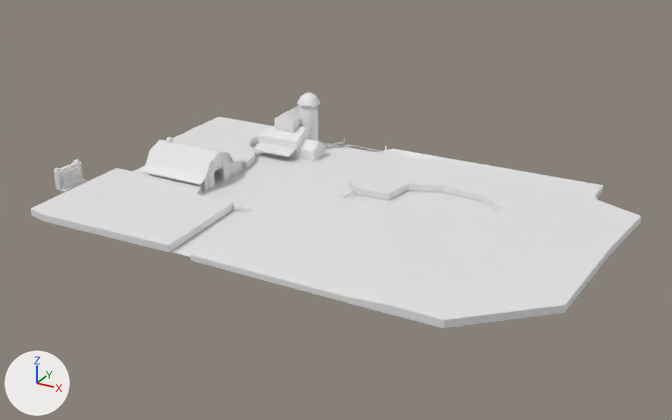
The Blender file Jacob Blender/Farm.blend: old version first, new version second.
Both versions are drawn from a camera (50 mm lens) standing at (245.0, -256.0, 133.0) and looking at (99.0, 10.0, 0.0). The lights are fixed; the arrows at lower left show +X, +Y and +Z. Materials are left out; every surface is plain grey.

Script lines for the objects in view, before the commit:
```python
ob_barn_exterior = bpy.data.objects.new('Barn Exterior', me_cube_004)
ob_barn_exterior.location = (47.0, 10.0, 0.0)
ob_barn_floor = bpy.data.objects.new('Barn Floor', me_cube_031)
ob_barn_floor.location = (47.0, 10.0, 0.0)
ob_door_frame_type_3 = bpy.data.objects.new('Door Frame Type 3', me_cube_037)
ob_door_frame_type_3.location = (0.6, -18.0, 3.9)
ob_farm_plane_path = bpy.data.objects.new('Farm Plane Path', me_plane_008)
ob_farm_plane_path.location = (80.0, 20.0, 0.0)
ob_farm_plane_square = bpy.data.objects.new('Farm Plane Square', me_plane_009)
ob_farm_plane_square.location = (75.1, 18.0, 0.0)
ob_gates = bpy.data.objects.new('Gates', me_plane_003)
ob_gates.location = (80.0, 70.0, 0.0)
ob_house = bpy.data.objects.new('House', me_cylinder_001)
ob_house.location = (59.0, 60.0, 3.7)
ob_wheat = bpy.data.objects.new('Wheat', me_cube_036)
ob_wheat.location = (57.3, 39.3, 1.0)
```
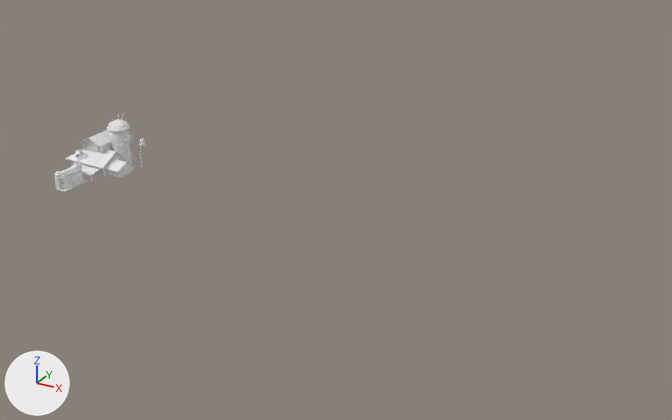
Commit message: farm house added

The change, as a diff of the scene's bpy script:
```diff
--- a/Jacob Blender/Farm.blend.py
+++ b/Jacob Blender/Farm.blend.py
@@ me_cylinder_001 @@
 # used by ob_house; location = (59.0, 60.0, 3.7)
-me_cylinder_001.from_pydata(...)  # 326 vertices, 291 faces; spans x -16.8..9.0, y -18.8..4.8, z -3.8..20.5
+me_cylinder_001.from_pydata(...)  # 2530 vertices, 2445 faces; spans x -12.6..12.7, y -11.3..12.6, z -0.5..19.1
+# me_cylinder_001 part 1: the loose piece of 8 vertices spanning x -15.7..1.3, y -18.8..-13.0, z -1.2..0.4 is deleted
+# me_cylinder_001 part 2: 318 vertices removed from x -16.8..9.0, y -13.0..4.8, z -3.8..20.5; 2530 vertices added at x -12.6..12.7, y -11.3..12.6, z -0.5..19.1
+# me_cylinder_001 part 3: the surface is now shaded smooth
@@ me_cylinder_004 @@
+me_cylinder_004.from_pydata(...)  # 4027 vertices, 3911 faces; spans x -8.7..13.1, y -7.1..12.8, z -0.2..22.0
@@ ob_door_frame_type_3 @@
 ob_door_frame_type_3 = bpy.data.objects.new('Door Frame Type 3', me_cube_037)
-ob_door_frame_type_3.location = (0.6, -18.0, 3.9)
+ob_door_frame_type_3.location = (0.6, -18.0, 3.2)
+ob_door_frame_type_3.scale = (1.0, 1.0, 0.829)
@@ ob_gates @@
 ob_gates.location = (80.0, 70.0, 0.0)
+ob_gates.hide_set(True)
@@ ob_barn_exterior @@
 ob_barn_exterior.location = (47.0, 10.0, 0.0)
+ob_barn_exterior.hide_set(True)
@@ ob_barn_floor @@
 ob_barn_floor.location = (47.0, 10.0, 0.0)
+ob_barn_floor.hide_set(True)
@@ ob_wheat @@
 ob_wheat.location = (57.3, 39.3, 1.0)
+ob_wheat.hide_set(True)
@@ ob_house @@
 ob_house = bpy.data.objects.new('House', me_cylinder_001)
-ob_house.location = (59.0, 60.0, 3.7)
+ob_house.location = (0.0, 0.0, 0.0)
@@ ob_farm_plane_path @@
 ob_farm_plane_path.location = (80.0, 20.0, 0.0)
+ob_farm_plane_path.hide_set(True)
@@ ob_farm_plane_square @@
 ob_farm_plane_square.location = (75.1, 18.0, 0.0)
+ob_farm_plane_square.hide_set(True)
@@ ob_house_props @@
+ob_house_props = bpy.data.objects.new('House Props', me_cylinder_004)
+ob_house_props.location = (0.0, 0.0, 0.0)
```

What differs and where, as boxes [x1, y1, x2, y2] in the pictures (672 x 420 px):
'Wheat', hidden: before [31, 117, 641, 328]
'Farm Plane Square', hidden: before [133, 142, 500, 257]
'House', reshaped, moved (10% shorter): before [253, 92, 325, 161]; after [65, 119, 135, 181]
'Barn Exterior', hidden: before [141, 137, 246, 191]
'Door Frame Type 3', moved, rescaled (12% shorter): before [54, 159, 88, 191]; after [54, 163, 87, 191]
'House Props', added: after [74, 112, 146, 176]
'Door.001', moved, rescaled (9% shorter): before [61, 166, 81, 188]; after [62, 168, 81, 188]
'Gates', hidden: before [232, 138, 387, 211]
'Barn Floor', hidden: before [214, 172, 222, 184]
'Farm Plane Path', hidden: before [347, 146, 379, 153]
part 1 of me_cylinder_001, deleted: before [253, 142, 296, 157]
part 2 of me_cylinder_001, built on: before [258, 92, 325, 161]; after [65, 119, 135, 181]
